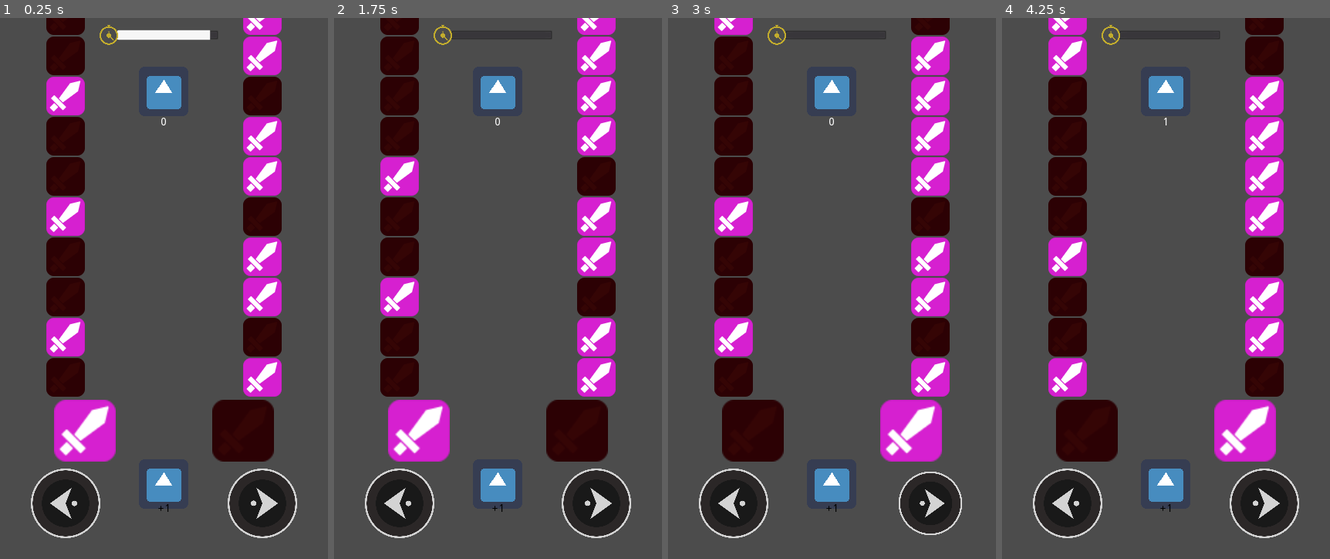
Above: before the commit, frames 1-4 (left to right).
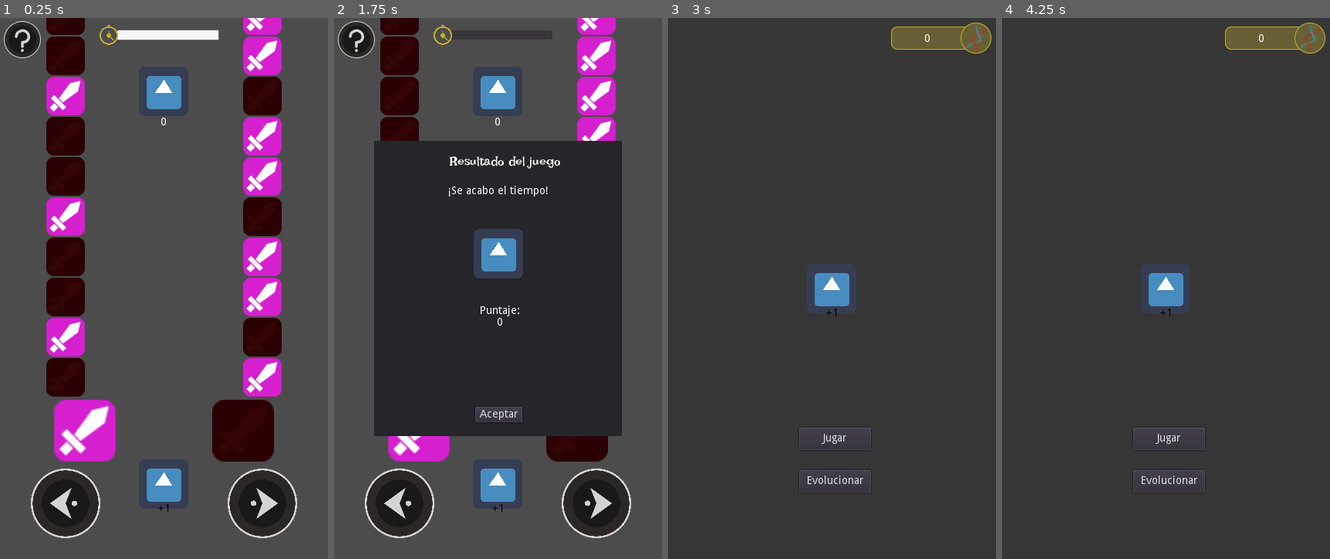
Above: after the commit, the same moments.

Repository: Raizu548/JAM-ChacoDevs
Game: Godot game, scene res://juego/nivel/Nivel.tscn
Two runs of this game, one before a commit and one after it. Both use one fixed random seed, a clock stepped at 60 frames per second and the inputs below. The project has no main scene, so this scene is started directly. The engine's default icon, where the game draws it, is replaced by a stand-in: a white triangle on a blue panel in a dark square.
Inputs (mouse positions are in pixels of both pictures, inside the frame that each line leads up to):
- Up to frame 1 (0.25 s): no input
- Up to frame 2 (1.75 s): tap Enter at 0.5 s; tap Right (flecha_der) at 0.6, 1.35 s; tap Space at 1.25 s; hold Left (flecha_izq) from 1.28 s (still down)
- Up to frame 3 (3 s): release Left (flecha_izq) at 2 s; click (832, 412) at 2 s, where only the run after the commit has a clickable "Aceptar"; tap Enter at 2.75 s; tap Right (flecha_der) at 2.85 s
- Up to frame 4 (4.25 s): tap Space at 3.5 s; tap Right (flecha_der) at 3.6 s

The runs differ from the first frame. In frame 1, 0.7% of the frame differs, in the area x 1-67%, y 0-8%; in frame 2, 41%, in the area x 1-88%, y 0-78%; in frame 3, 26%; in frame 4, 27%.

Commit message:
Menues agregados

Diff:
--- /dev/null
+++ b/juego/Autoloads/Evento.gd
@@ -0,0 +1,4 @@
+extends Node
+
+signal derrota(puntos)
+signal guardar_puntos()
--- /dev/null
+++ b/juego/HUD/PanelPuntuacion.gd
@@ -0,0 +1,4 @@
+extends Node2D
+
+func _ready() -> void:
+	$LabelPts.text = "{pts}".format({"pts":DatosJuego.puntosTotal})
--- /dev/null
+++ b/juego/HUD/PanelPuntuacion.tscn
@@ -0,0 +1,19 @@
+[gd_scene load_steps=3 format=2]
+
+[ext_resource path="res://juego/HUD/panelPuntuacion.png" type="Texture" id=1]
+[ext_resource path="res://juego/HUD/PanelPuntuacion.gd" type="Script" id=2]
+
+[node name="PanelPuntuacion" type="Node2D"]
+script = ExtResource( 2 )
+
+[node name="Sprite" type="Sprite" parent="."]
+texture = ExtResource( 1 )
+
+[node name="LabelPts" type="Label" parent="."]
+margin_left = -55.0
+margin_top = -6.0
+margin_right = 20.0
+margin_bottom = 8.0
+text = "100"
+align = 1
+valign = 1
--- /dev/null
+++ b/juego/HUD/VentanaEmergentederrota.gd
@@ -0,0 +1,19 @@
+class_name VentanaEmergenteDerrota
+extends Panel
+
+
+export(String, FILE, "*.tscn") var menu_principal = ""
+
+
+func _ready() -> void:
+	Evento.connect("derrota",self,"_on_mostrar_ventana")
+
+
+func _on_mostrar_ventana(pts: int) -> void:
+	visible = true
+	get_tree().paused = not get_tree().paused
+	$LabelPts.text = "{pts}".format({"pts":pts})
+
+
+func _on_BotonAceptar_pressed() -> void:
+	get_tree().change_scene(menu_principal)
--- /dev/null
+++ b/juego/HUD/VentanaEmergentederrota.tscn
@@ -0,0 +1,79 @@
+[gd_scene load_steps=5 format=2]
+
+[ext_resource path="res://icon.png" type="Texture" id=1]
+[ext_resource path="res://juego/HUD/VentanaEmergentederrota.gd" type="Script" id=2]
+[ext_resource path="res://recursos/font/IrishGrover-Regular.ttf" type="DynamicFontData" id=3]
+
+[sub_resource type="DynamicFont" id=1]
+font_data = ExtResource( 3 )
+
+[node name="VentanaEmergentederrota" type="Panel"]
+anchor_right = 1.0
+anchor_bottom = 1.0
+margin_left = 52.0
+margin_top = 159.0
+margin_right = -52.0
+margin_bottom = -159.0
+script = ExtResource( 2 )
+
+[node name="LabelResultado" type="Label" parent="."]
+anchor_left = 0.5
+anchor_right = 0.5
+margin_left = -62.5
+margin_top = 16.0
+margin_right = 63.5
+margin_bottom = 30.0
+custom_fonts/font = SubResource( 1 )
+text = "Resultado del juego"
+
+[node name="LabelMuerte" type="Label" parent="."]
+anchor_left = 0.5
+anchor_right = 0.5
+margin_left = -64.5
+margin_top = 57.5
+margin_right = 65.5
+margin_bottom = 71.5
+text = "¡Se acabo el tiempo!"
+
+[node name="Icon" type="Sprite" parent="."]
+position = Vector2( 161, 146 )
+texture = ExtResource( 1 )
+
+[node name="LabelPuntajeTxt" type="Label" parent="."]
+anchor_left = 0.5
+anchor_top = 0.5
+anchor_right = 0.5
+anchor_bottom = 0.5
+margin_left = -23.5
+margin_top = 21.5
+margin_right = 28.5
+margin_bottom = 35.5
+text = "Puntaje:"
+align = 1
+valign = 1
+
+[node name="LabelPts" type="Label" parent="."]
+anchor_left = 0.5
+anchor_top = 0.5
+anchor_right = 0.5
+anchor_bottom = 0.5
+margin_left = -23.5
+margin_top = 36.5
+margin_right = 28.5
+margin_bottom = 50.5
+text = "5"
+align = 1
+valign = 1
+
+[node name="BotonAceptar" type="Button" parent="."]
+anchor_left = 0.5
+anchor_top = 1.0
+anchor_right = 0.5
+anchor_bottom = 1.0
+margin_left = -30.0
+margin_top = -38.0
+margin_right = 31.0
+margin_bottom = -18.0
+text = "Aceptar"
+
+[connection signal="pressed" from="BotonAceptar" to="." method="_on_BotonAceptar_pressed"]
--- /dev/null
+++ b/juego/botones/BotonConsulta.gd
@@ -0,0 +1,5 @@
+extends Node2D
+
+
+func _on_TextureButton_pressed() -> void:
+	pass # Replace with function body.
--- /dev/null
+++ b/juego/botones/BotonConsulta.tscn
@@ -0,0 +1,14 @@
+[gd_scene load_steps=3 format=2]
+
+[ext_resource path="res://assents temporal/botonPregunta.png" type="Texture" id=1]
+[ext_resource path="res://juego/botones/BotonConsulta.gd" type="Script" id=2]
+
+[node name="BotonConsulta" type="Node2D"]
+script = ExtResource( 2 )
+
+[node name="TextureButton" type="TextureButton" parent="."]
+margin_right = 40.0
+margin_bottom = 40.0
+texture_normal = ExtResource( 1 )
+
+[connection signal="pressed" from="TextureButton" to="." method="_on_TextureButton_pressed"]
--- a/juego/cuadroInformacion/BarraTiempo.gd
+++ b/juego/cuadroInformacion/BarraTiempo.gd
@@ -6,6 +6,7 @@
 onready var barraTiempo = $ProgressBar
 
 var tiempoSeg: float
+var arrancar: bool = false
 
 
 func _ready() -> void:
@@ -15,12 +16,17 @@
 
 
 func _process(delta: float) -> void:
-	tiempoSeg -= 1 * delta
-	barraTiempo.value = tiempoSeg
+	if arrancar:
+		tiempoSeg -= 1 * delta
+		barraTiempo.value = tiempoSeg
 
-	if tiempoSeg <= 0:
-		print("Perdiste")
-		set_process(false)
+		if tiempoSeg <= 0:
+			set_process(false)
+			Evento.emit_signal("guardar_puntos")
+
+
+func comenzar() -> void:
+	arrancar = true
 
 
 func resetear_tiempo() -> void:
--- a/juego/cuadroInformacion/PuntuacionInGame.gd
+++ b/juego/cuadroInformacion/PuntuacionInGame.gd
@@ -3,6 +3,9 @@
 
 onready var labelPuntuacion = $LabelPuntuacion
 var puntuacion: int = 0
+
+func _ready() -> void:
+	Evento.connect("guardar_puntos",self,"_on_guardar_puntos")
 
 
 func _process(delta: float) -> void:
@@ -11,3 +14,8 @@
 
 func agregarPunto(bonus: int) -> void:
 	puntuacion += bonus
+
+
+func _on_guardar_puntos() -> void:
+	DatosJuego.puntosTotal += puntuacion
+	Evento.emit_signal("derrota", puntuacion)
--- /dev/null
+++ b/juego/menus/MenuEvolucionar.gd
@@ -0,0 +1,11 @@
+extends Control
+
+export(String, FILE, "*.tscn") var menu_principal = ""
+
+
+func _on_BotonEvolucionar_pressed() -> void:
+	pass # Replace with function body.
+
+
+func _on_BotonAtras_pressed() -> void:
+	get_tree().change_scene(menu_principal)
--- /dev/null
+++ b/juego/menus/MenuEvolucionar.tscn
@@ -0,0 +1,39 @@
+[gd_scene load_steps=4 format=2]
+
+[ext_resource path="res://juego/moustro/Moustro.tscn" type="PackedScene" id=1]
+[ext_resource path="res://juego/HUD/PanelPuntuacion.tscn" type="PackedScene" id=2]
+[ext_resource path="res://juego/menus/MenuEvolucionar.gd" type="Script" id=3]
+
+[node name="MenuEvolucionar" type="Control"]
+anchor_right = 1.0
+anchor_bottom = 1.0
+script = ExtResource( 3 )
+menu_principal = "res://juego/menus/MenuPrincipal.tscn"
+
+[node name="ColorRect" type="ColorRect" parent="."]
+anchor_right = 1.0
+anchor_bottom = 1.0
+color = Color( 0.211765, 0.211765, 0.211765, 1 )
+
+[node name="PanelPuntuacion" parent="." instance=ExtResource( 2 )]
+position = Vector2( 350, 30 )
+
+[node name="Moustro" parent="." instance=ExtResource( 1 )]
+position = Vector2( 207, 299 )
+
+[node name="BotonEvolucionar" type="Button" parent="."]
+margin_left = 143.0
+margin_top = 439.0
+margin_right = 269.0
+margin_bottom = 491.0
+text = "Evolucionar"
+
+[node name="BotonAtras" type="Button" parent="."]
+margin_left = 144.0
+margin_top = 520.0
+margin_right = 270.0
+margin_bottom = 572.0
+text = "Atras"
+
+[connection signal="pressed" from="BotonEvolucionar" to="." method="_on_BotonEvolucionar_pressed"]
+[connection signal="pressed" from="BotonAtras" to="." method="_on_BotonAtras_pressed"]
--- /dev/null
+++ b/juego/menus/MenuPrincipal.gd
@@ -0,0 +1,12 @@
+extends Control
+
+export(String, FILE, "*.tscn") var juego = ""
+export(String, FILE, "*.tscn") var menu_evolucion = ""
+
+
+func _on_BotonJugar_pressed() -> void:
+	get_tree().change_scene(juego)
+
+
+func _on_BotonEvolucionar_pressed() -> void:
+	pass # Replace with function body.
--- /dev/null
+++ b/juego/menus/MenuPrincipal.tscn
@@ -0,0 +1,52 @@
+[gd_scene load_steps=4 format=2]
+
+[ext_resource path="res://juego/HUD/PanelPuntuacion.tscn" type="PackedScene" id=1]
+[ext_resource path="res://juego/moustro/Moustro.tscn" type="PackedScene" id=2]
+[ext_resource path="res://juego/menus/MenuPrincipal.gd" type="Script" id=3]
+
+[node name="MenuPrincipal" type="Control"]
+anchor_right = 1.0
+anchor_bottom = 1.0
+script = ExtResource( 3 )
+__meta__ = {
+"_edit_horizontal_guides_": [ 350.0 ],
+"_edit_vertical_guides_": [ 212.0 ]
+}
+juego = "res://juego/nivel/Nivel.tscn"
+menu_evolucion = "res://juego/menus/MenuEvolucionar.tscn"
+
+[node name="ColorRect" type="ColorRect" parent="."]
+anchor_right = 1.0
+anchor_bottom = 1.0
+color = Color( 0.211765, 0.211765, 0.211765, 1 )
+
+[node name="PanelPuntuacion" parent="." instance=ExtResource( 1 )]
+position = Vector2( 354, 26 )
+
+[node name="Moustro" parent="." instance=ExtResource( 2 )]
+position = Vector2( 212, 350 )
+
+[node name="BotonJugar" type="Button" parent="."]
+anchor_left = 0.5
+anchor_top = 1.0
+anchor_right = 0.5
+anchor_bottom = 1.0
+margin_left = -42.5
+margin_top = -170.0
+margin_right = 50.5
+margin_bottom = -141.0
+text = "Jugar"
+
+[node name="BotonEvolucionar" type="Button" parent="."]
+anchor_left = 0.5
+anchor_top = 1.0
+anchor_right = 0.5
+anchor_bottom = 1.0
+margin_left = -42.5
+margin_top = -115.0
+margin_right = 50.5
+margin_bottom = -86.0
+text = "Evolucionar"
+
+[connection signal="pressed" from="BotonJugar" to="." method="_on_BotonJugar_pressed"]
+[connection signal="pressed" from="BotonEvolucionar" to="." method="_on_BotonEvolucionar_pressed"]
--- a/juego/nivel/Nivel.gd
+++ b/juego/nivel/Nivel.gd
@@ -17,6 +17,7 @@
 onready var contenedorPuntuacion = $PuntuacionInGame
 onready var moustroDatos = $Moustro
 onready var barraTiempo = $BarraTiempo
+onready var ventanaDerrota = $HUD/VentanaEmergentederrota
 
 var tamano = 1.6
 var puedePulsar = true
@@ -52,6 +53,7 @@
 	if puedePulsar:
 		timerPulso.start()
 		if Input.is_action_just_pressed("flecha_der"):
+			barraTiempo.comenzar()
 			botonDer.esPresionado()
 			var objeto: CuadroAccion = get_node("contenedorDer").get_child(0)
 			mover_al_centro(objeto)
@@ -66,6 +68,7 @@
 			puedePulsar = false
 
 		elif Input.is_action_just_pressed("flecha_izq"):
+			barraTiempo.comenzar()
 			botonIzq.esPresionado()
 			var objeto: CuadroAccion = get_node("contenedorIzq").get_child(0)
 			mover_al_centro(objeto)
@@ -156,6 +159,10 @@
 		barraTiempo.disminuir_tiempo()
 
 
+func congelar() -> void:
+	pass
+
+
 func _on_TweenDesaparecer_tween_completed(object: Object, key: NodePath) -> void:
 	object.queue_free()
 
--- a/juego/nivel/Nivel.tscn
+++ b/juego/nivel/Nivel.tscn
@@ -6,6 +6,8 @@
 [ext_resource path="res://juego/cuadroInformacion/BarraTiempo.tscn" type="PackedScene" id=4]
 [ext_resource path="res://juego/moustro/Moustro.tscn" type="PackedScene" id=5]
 [ext_resource path="res://juego/cuadroInformacion/PuntuacionInGame.tscn" type="PackedScene" id=6]
+[ext_resource path="res://juego/HUD/VentanaEmergentederrota.tscn" type="PackedScene" id=7]
+[ext_resource path="res://assents temporal/botonPregunta.png" type="Texture" id=9]
 
 [node name="Nivel" type="Node2D"]
 script = ExtResource( 2 )
@@ -131,5 +133,16 @@
 tiempoMax = 3.0
 tiempoDisminuido = 1.0
 
+[node name="HUD" type="CanvasLayer" parent="."]
+pause_mode = 2
+
+[node name="VentanaEmergentederrota" parent="HUD" instance=ExtResource( 7 )]
+visible = false
+menu_principal = "res://juego/menus/MenuPrincipal.tscn"
+
+[node name="BotonPregunta" type="Sprite" parent="."]
+position = Vector2( 29, 28 )
+texture = ExtResource( 9 )
+
 [connection signal="tween_completed" from="TweenDesaparecer" to="." method="_on_TweenDesaparecer_tween_completed"]
 [connection signal="timeout" from="TimerPulsacion" to="." method="_on_TimerPulsacion_timeout"]
--- a/project.godot
+++ b/project.godot
@@ -28,12 +28,18 @@
 "class": "PuntuacionInGame",
 "language": "GDScript",
 "path": "res://juego/cuadroInformacion/PuntuacionInGame.gd"
+}, {
+"base": "Panel",
+"class": "VentanaEmergenteDerrota",
+"language": "GDScript",
+"path": "res://juego/HUD/VentanaEmergentederrota.gd"
 } ]
 _global_script_class_icons={
 "BotonFlecha": "",
 "CuadroAccion": "",
 "Moustro": "",
-"PuntuacionInGame": ""
+"PuntuacionInGame": "",
+"VentanaEmergenteDerrota": ""
 }
 
 [application]
@@ -44,6 +50,7 @@
 [autoload]
 
 DatosJuego="*res://juego/Autoloads/DatosJuego.gd"
+Evento="*res://juego/Autoloads/Evento.gd"
 
 [display]
 
Binary file added: assents temporal/botonPregunta.png
Not shown, added: assents temporal/botonPregunta.png.import
Binary file added: juego/HUD/panelPuntuacion.png
Not shown, added: juego/HUD/panelPuntuacion.png.import
Not shown: 1 places in juego/nivel/Nivel.tscn that only renumber resources
Binary file added: recursos/font/IrishGrover-Regular.ttf
